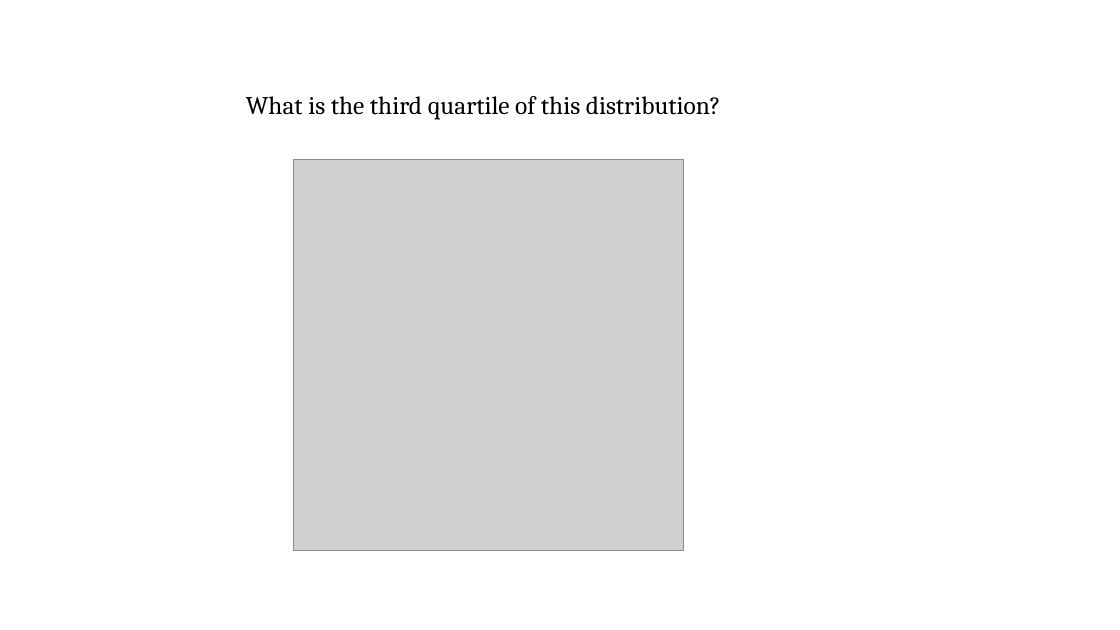
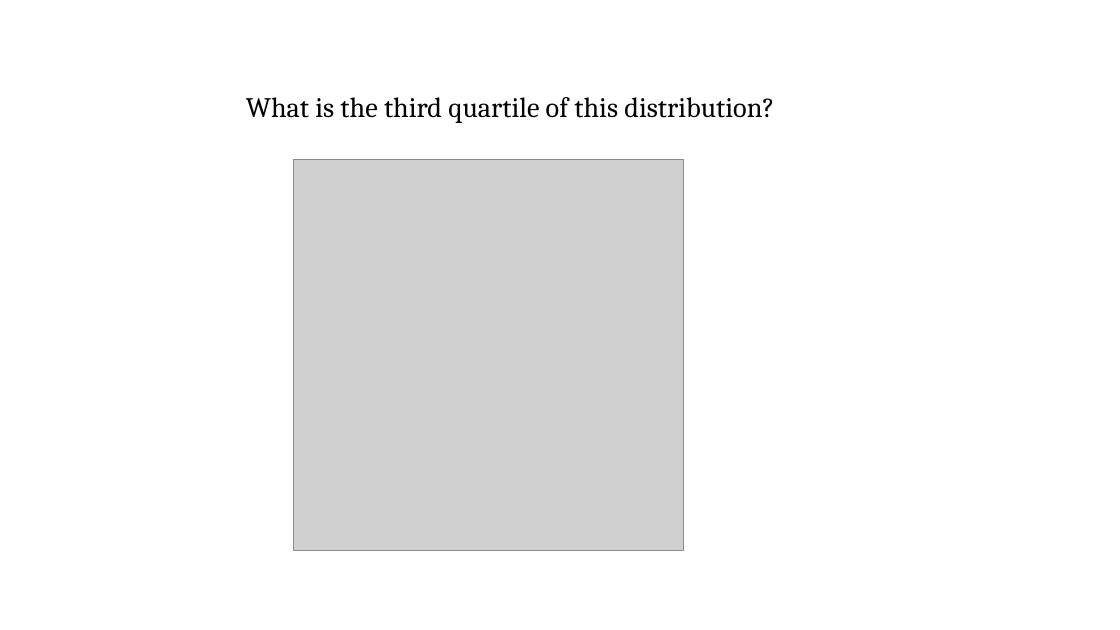
Before and after one commit to pvermees/geostats, a slide deck: slide 15 of slides/quizzes.odp. Drawn at 1120x630 pixels with LibreOffice and Linux fonts; fonts in the diff are those of the drawing; grey boxes stand for pictures. Boxes give left, top, right and bottom in pixels: in the first picture for what was removed or moved away, otherwise in the second. Text is boxed around its words. In the diff, an @@ line names an element or a change of style, - is before the commit and + after.

```diff
--- a/slides/quizzes.odp
+++ b/slides/quizzes.odp
@@ text "What is the third quartile ..." at (246, 97, 774, 123): size 18 to 20 pt @@
```
Also in this commit, not shown: 9 other slides changed, 6 slides added, 4 other files.
